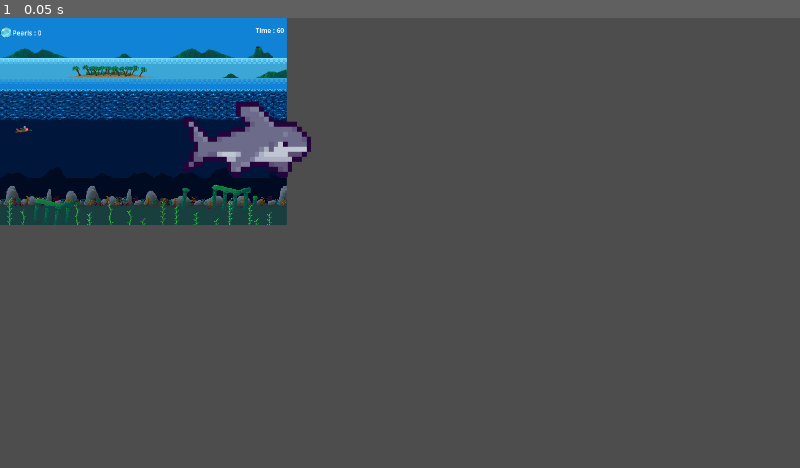
Above: before the commit, frame 1.
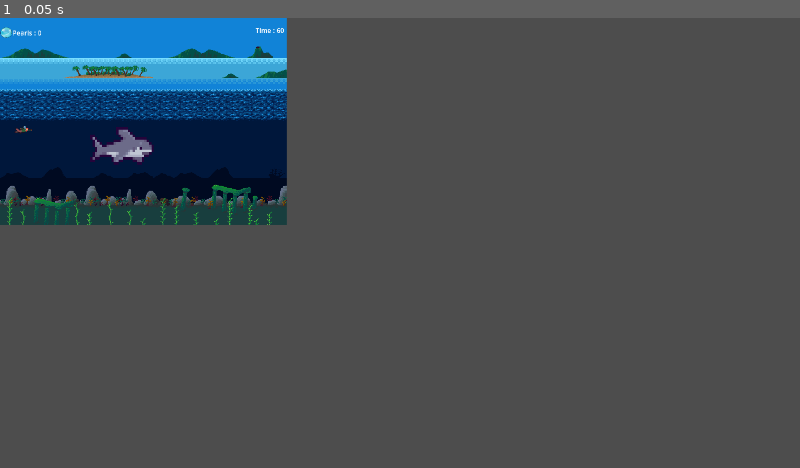
Above: after the commit, the same moment.

Repository: hoaxnt/envelhope-beta
Game: Godot game, scene res://Scenes/minigames/island/pearl_diving.tscn
Two runs of this game, one before a commit and one after it. Both use one fixed random seed, a clock stepped at 60 frames per second and the inputs below. This scene is started directly instead of the project's main scene.
Inputs:
- Up to frame 1 (0.05 s): no input

The runs differ from the first frame. In frame 1, 2.0% of the frame differs, in the area x 11-39%, y 18-36%.

Commit message:
feat: added shark

Diff:
--- a/Scenes/minigames/island/pearl_diving.tscn
+++ b/Scenes/minigames/island/pearl_diving.tscn
@@ -2744,7 +2744,8 @@
 position = Vector2(145, 427)
 
 [node name="fish_obstacle" parent="." instance=ExtResource("7_wrw2s")]
-position = Vector2(599, 272)
+position = Vector2(295, 298)
+scale = Vector2(0.5, 0.5)
 script = null
 
 [node name="CanvasLayer" type="CanvasLayer" parent="." groups=["player"]]
Not shown: 1 places in Scenes/minigames/island/pearl_diving.tscn that only renumber resources
